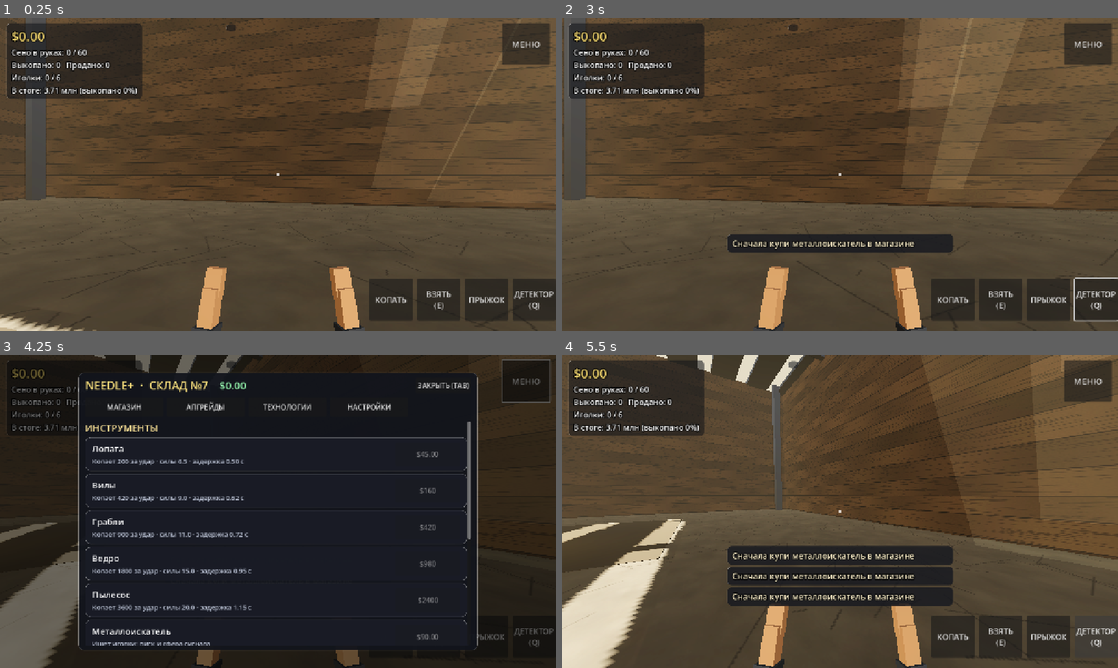
Above: before the commit, frames 1-4 (two rows, left to right).
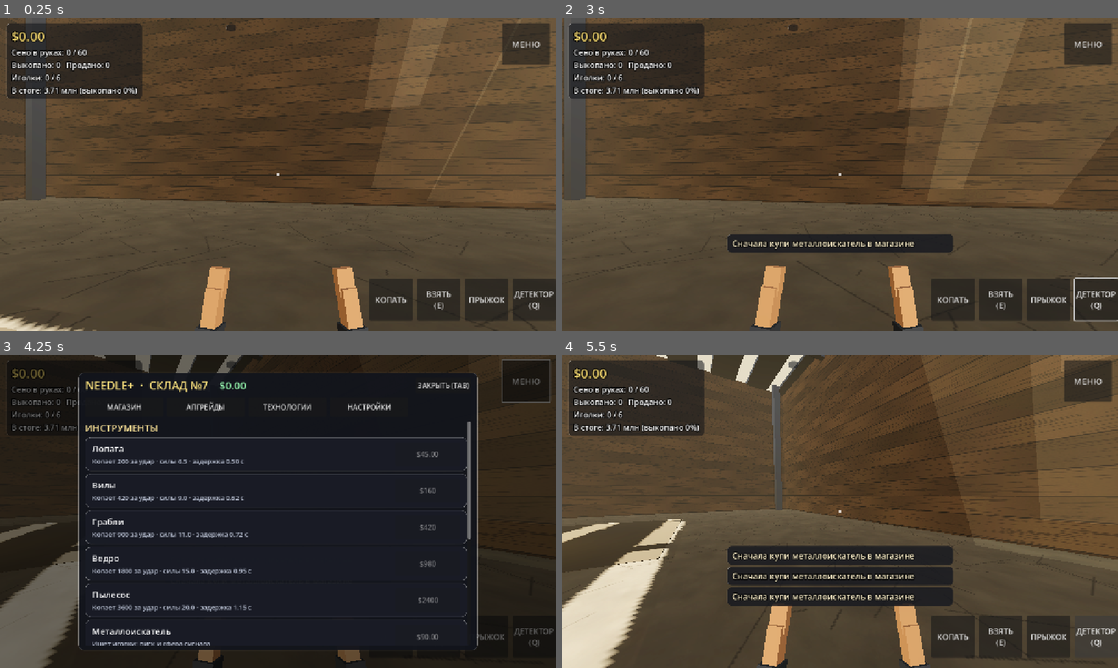
Above: after the commit, the same moments.

Repository: tobirama2904-cell/needle-plus
Game: Godot game, scene res://scenes/main.tscn
Same seed, same stepped clock (60 frames per second), same inputs: the game is played once before the commit and once after it.
Inputs (mouse positions are in pixels of both pictures, inside the frame that each line leads up to):
- Up to frame 1 (0.25 s): no input
- Up to frame 2 (3 s): click "КОПАТЬ" at 0.5 s; click "ВЗЯТЬ (E)" at 1.25 s; click "ПРЫЖОК" at 2 s; move the mouse to (962, 158) at 2.77 s; hold Right from 2.78 s (still down); tap Q (detector) at 2.85 s; click (962, 158) at 2.92 s
- Up to frame 3 (4.25 s): tap Space (jump) at 3.02, 3.77 s; move the mouse to (250, 511) at 3.52 s; release Right at 3.53 s; hold Up from 3.53 s (still down); tap G (drop) at 3.6 s
- Up to frame 4 (5.5 s): release Up at 4.25 s; click "ЗАКРЫТЬ (TAB)" at 4.25 s; click "ДЕТЕКТОР (Q)" at 5 s

The runs differ from the first frame. In frame 1, 0.6% of the frame differs, in the area x 34-67%, y 79-100%; in frame 2, 0.7%, in the area x 34-66%, y 79-100%; in frame 3, 0.1%; in frame 4, 0.6%.

Commit message:
Анимация взмаха инструментов, покачивание при ходьбе, подсказки в магазине

Diff:
--- a/scripts/menu.gd
+++ b/scripts/menu.gd
@@ -154,7 +154,8 @@
 			"sellstand": desc = "Лента продаёт сено автоматически"
 			"drone": desc = "Летает и копает сено сам"
 			"scanner": desc = "Подсвечивает спрятанные иголки"
-		_row(Machines.NAMES[m], desc, Machines.price(m), unl and Game.money >= Machines.price(m),
+		_row(Machines.NAMES[m], desc + "  ·  после покупки прицелься и нажми «ВЗЯТЬ»", Machines.price(m),
+			unl and Game.money >= Machines.price(m),
 			func():
 				player.start_placing(m)
 				toggle(false),
--- a/scripts/player.gd
+++ b/scripts/player.gd
@@ -14,6 +14,9 @@
 var tired_until := 0.0
 var last_dig := 0.0
 var bob := 0.0
+var swing := 0.0
+var swing_dir := 1.0
+var carry_lift := 0.0
 var carried_visual: Node3D
 var move_input := Vector2.ZERO      # от виртуального стика
 var look_input := Vector2.ZERO      # от тача/мыши за кадр
@@ -314,6 +317,8 @@
 	if got > 0:
 		var put := Game.add_carried(got)
 		_rebuild_carried()
+		swing = 1.0                      # взмах инструментом
+		carry_lift = 0.14
 		stamina = max(0.0, stamina - Game.tool_data().stamina)
 		last_dig = Time.get_ticks_msec() / 1000.0
 		Sfx.play3d("dig", hit.position, -8, randf_range(0.94, 1.06))
@@ -404,7 +409,20 @@
 	else:
 		Game.toast.emit("Здесь нельзя поставить")
 
-func _process(_d: float) -> void:
+func _process(d: float) -> void:
+	# анимация: взмах, покачивание при ходьбе, дёрганье инструмента при беге
+	if held_root:
+		if swing > 0.0:
+			swing = maxf(0.0, swing - d * 4.2)
+			var k: float = sin((1.0 - swing) * PI)
+			held_root.rotation.x = -k * 0.75
+			held_root.position.y = -k * 0.12
+		else:
+			held_root.rotation.x = lerp(held_root.rotation.x, 0.0, d * 8.0)
+			var bobf: float = sin(bob * 2.0) * 0.012 * clampf(Vector2(velocity.x, velocity.z).length() / 4.0, 0.0, 1.5)
+			held_root.position.y = bobf + carry_lift
+			held_root.position.x = cos(bob) * 0.010
+		carry_lift = lerp(carry_lift, 0.0, d * 5.0)
 	if ghost and ghost.visible:
 		var from := cam.global_position
 		var to := from + (-cam.global_transform.basis.z) * 6.0
